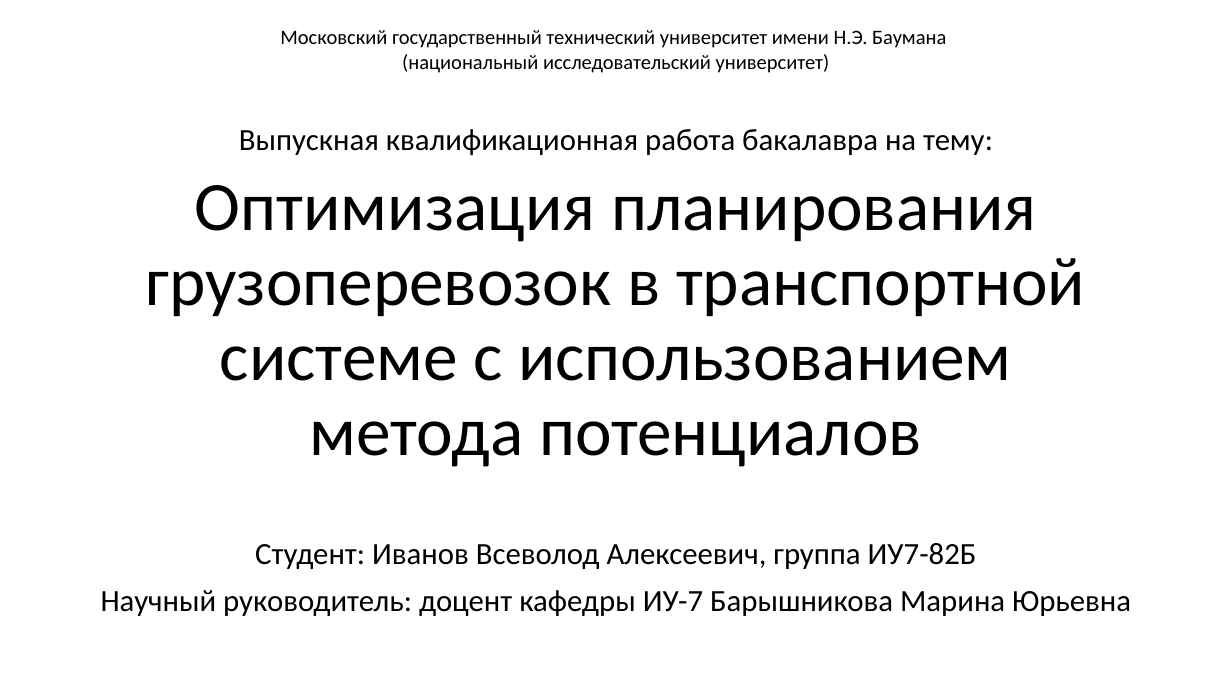
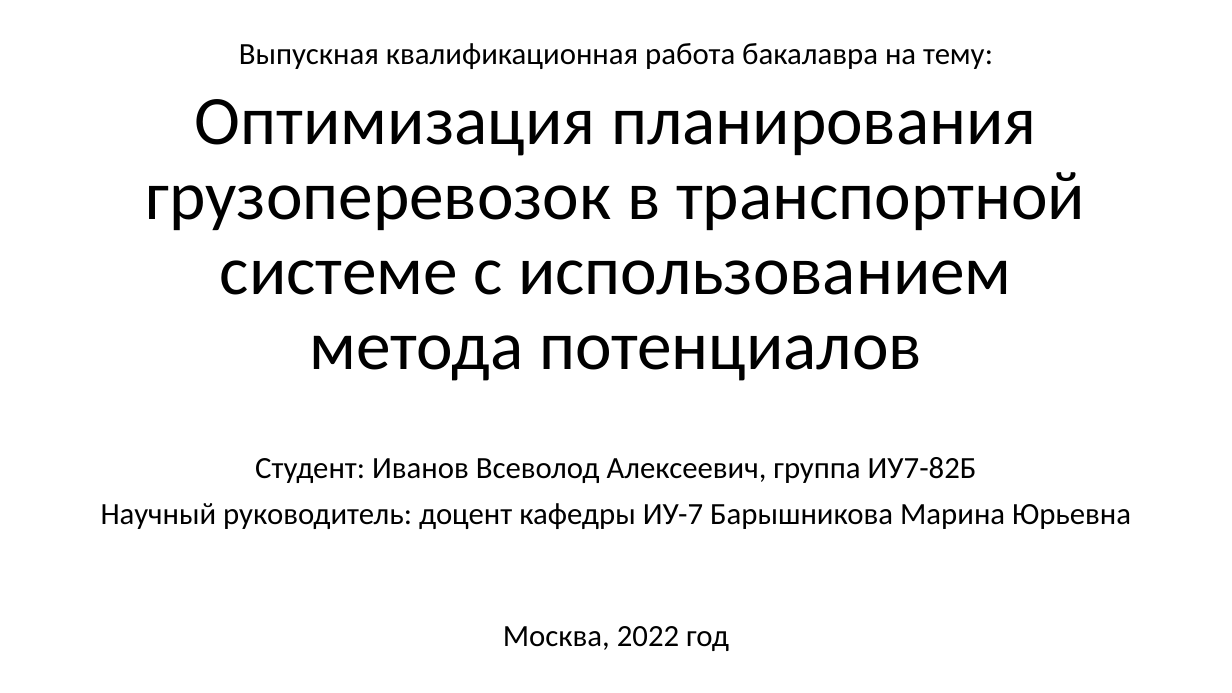
Before and after one commit to fairay/BachelorDiploma, a slide deck: slide 1 of presentation_wb.pptx. Drawn at 1232x693 pixels with LibreOffice and Linux fonts; fonts in the diff are those of the drawing. Boxes give left, top, right and bottom in pixels: in the first picture for what was removed or moved away, otherwise in the second. Text is boxed around its words. In the diff, an @@ line names an element or a change of style, - is before the commit and + after.

```diff
--- a/presentation_wb.pptx
+++ b/presentation_wb.pptx
@@ 1 title, 1 subtitle, 1 text: place and size @@
-1 title, 1 subtitle, 1 text at [101,129,1131,616]
+1 title, 1 subtitle, 1 text at [101,43,1131,529]
@@ text removed at [280,30,946,73] @@
-Московский государственный технический университет имени Н.Э. Баумана
-(национальный исследовательский университет)
@@ text added at [503,626,729,651], 24 pt, text #000000 @@
+Москва, 2022 год
```
Also in this commit, not shown: 7 other slides changed, 6 slides added, 6 slides removed, 14 other files.
